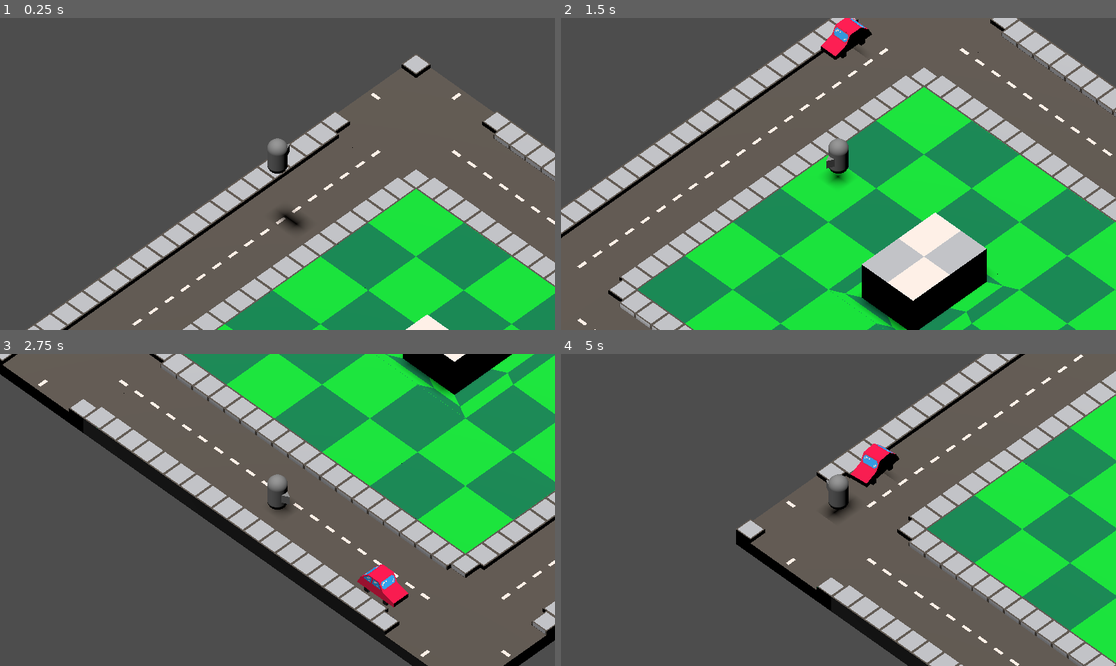
Above: before the commit, frames 1-4 (two rows, left to right).
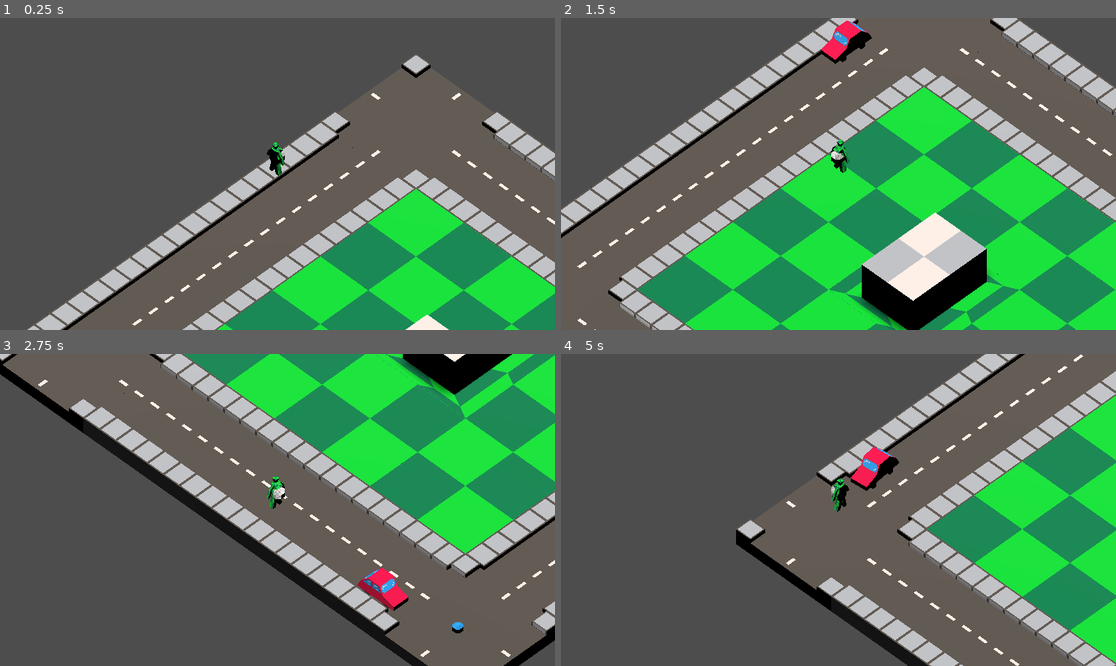
Above: after the commit, the same moments.

Repository: AlexGarbus/global-game-jam-2025
Game: Godot game, scene res://main.tscn
The game is run twice, just before and just after one commit, with the same random seed, the same clock (stepped at 60 frames per second) and the same inputs.
Inputs:
- Up to frame 1 (0.25 s): no input
- Up to frame 2 (1.5 s): hold Right (move_right) 0.53-1.28 s; tap Space (jump) at 0.77 s; hold Down (move_backward) from 1.28 s (still down)
- Up to frame 3 (2.75 s): tap Space (jump) at 1.52 s; release Down (move_backward) at 2.03 s; hold Right (move_right) from 2.03 s (still down)
- Up to frame 4 (5 s): release Right (move_right) at 2.78 s; hold Up (move_forward) 2.78-3.53 s; tap Space (jump) at 3.02, 3.77, 4.52 s; hold Left (move_left) from 3.53 s (still down)

The runs differ from the first frame. In frame 1, 0.6% of the frame differs, in the area x 48-55%, y 38-68%; in frame 2, 0.9%, in the area x 46-57%, y 0-54%; in frame 3, 0.9%; in frame 4, 0.9%.

Commit message:
Player & bubble models

Diff:
--- a/level/level.tscn
+++ b/level/level.tscn
@@ -1,9 +1,10 @@
-[gd_scene load_steps=6 format=3 uid="uid://btkb0n2wywa2b"]
+[gd_scene load_steps=7 format=3 uid="uid://btkb0n2wywa2b"]
 
 [ext_resource type="MeshLibrary" uid="uid://c2w2n2fg7p4la" path="res://level/meshlibrary.tres" id="1_1ll5j"]
 [ext_resource type="PackedScene" uid="uid://btgrbld0482bj" path="res://goal/goal.tscn" id="2_v1y6y"]
 [ext_resource type="Script" path="res://vehicle/vehicle_follow.gd" id="3_t06eh"]
 [ext_resource type="PackedScene" uid="uid://hhvwf1b3vuwp" path="res://vehicle/car.tscn" id="4_ma35a"]
+[ext_resource type="PackedScene" uid="uid://bhaotujikxswr" path="res://pickup/pickup.tscn" id="5_ipqrh"]
 
 [sub_resource type="Curve3D" id="Curve3D_jcfah"]
 _data = {
@@ -29,6 +30,7 @@
 transform = Transform3D(1, 0, 0, 0, 1, 0, 0, 0, 1, 17.3648, 1.22347, 15.2491)
 
 [node name="Path3D" type="Path3D" parent="Vehicles"]
+transform = Transform3D(1, 0, 0, 0, 1, 0, 0, 0, 1, 0, -0.25, 0)
 curve = SubResource("Curve3D_jcfah")
 
 [node name="PathFollow3D" type="PathFollow3D" parent="Vehicles/Path3D"]
@@ -40,4 +42,9 @@
 remote_path = NodePath("../../../Car")
 
 [node name="Car" parent="Vehicles" instance=ExtResource("4_ma35a")]
-transform = Transform3D(0.99996, 4.11973e-06, -0.00681852, 0, 0.999981, 0.000604185, 0.00681853, -0.000604171, 0.999958, -0.0503025, -1.22347, -4.19891)
+transform = Transform3D(0.99996, 4.11973e-06, -0.00681852, 0, 0.999981, 0.000604185, 0.00681853, -0.000604171, 0.999958, -0.0503025, -1.47347, -4.19891)
+
+[node name="Pickups" type="Node3D" parent="."]
+
+[node name="Pickup" parent="." instance=ExtResource("5_ipqrh")]
+transform = Transform3D(1, 0, 0, 0, 1, 0, 0, 0, 1, 16.4729, 0.25, 17)
--- a/pickup/pickup.tscn
+++ b/pickup/pickup.tscn
@@ -1,11 +1,14 @@
-[gd_scene load_steps=3 format=3 uid="uid://bhaotujikxswr"]
+[gd_scene load_steps=5 format=3 uid="uid://bhaotujikxswr"]
+
+[ext_resource type="ArrayMesh" uid="uid://cma8ssdk763sw" path="res://player/models/bubble.obj" id="1_ihdam"]
+[ext_resource type="Texture2D" uid="uid://c1lteakc2n8h0" path="res://player/models/bubble_tex.png" id="2_0jcvl"]
 
 [sub_resource type="SphereShape3D" id="SphereShape3D_haphs"]
-radius = 0.129398
+radius = 0.3
 
-[sub_resource type="SphereMesh" id="SphereMesh_q2oj7"]
-radius = 0.1
-height = 0.25
+[sub_resource type="StandardMaterial3D" id="StandardMaterial3D_frkvg"]
+albedo_texture = ExtResource("2_0jcvl")
+texture_filter = 0
 
 [node name="Pickup" type="Area3D"]
 collision_layer = 4
@@ -14,5 +17,8 @@
 [node name="CollisionShape3D" type="CollisionShape3D" parent="."]
 shape = SubResource("SphereShape3D_haphs")
 
-[node name="MeshInstance3D" type="MeshInstance3D" parent="."]
-mesh = SubResource("SphereMesh_q2oj7")
+[node name="Bubble" type="MeshInstance3D" parent="."]
+transform = Transform3D(0.25, 0, 0, 0, 0.25, 0, 0, 0, 0.25, 0, 0, 0)
+transparency = 0.25
+mesh = ExtResource("1_ihdam")
+surface_material_override/0 = SubResource("StandardMaterial3D_frkvg")
--- a/player/player.tscn
+++ b/player/player.tscn
@@ -1,14 +1,18 @@
-[gd_scene load_steps=8 format=3 uid="uid://oe7y6q1dmsbn"]
+[gd_scene load_steps=11 format=3 uid="uid://oe7y6q1dmsbn"]
 
 [ext_resource type="Script" path="res://player/player.gd" id="1_mam4c"]
+[ext_resource type="ArrayMesh" uid="uid://dy6dt6ng5uwjt" path="res://player/models/player.obj" id="2_ss5hy"]
+[ext_resource type="Texture2D" uid="uid://ism6x00sbxsx" path="res://player/models/player_tex.png" id="3_8fjrp"]
+[ext_resource type="ArrayMesh" uid="uid://cma8ssdk763sw" path="res://player/models/bubble.obj" id="4_qj2ro"]
+[ext_resource type="Texture2D" uid="uid://c1lteakc2n8h0" path="res://player/models/bubble_tex.png" id="5_up3se"]
 
-[sub_resource type="CapsuleMesh" id="CapsuleMesh_gr76r"]
+[sub_resource type="StandardMaterial3D" id="StandardMaterial3D_lp6ya"]
+albedo_texture = ExtResource("3_8fjrp")
+texture_filter = 0
 
-[sub_resource type="PrismMesh" id="PrismMesh_48d30"]
-
-[sub_resource type="SphereMesh" id="SphereMesh_uohq2"]
-radius = 1.0
-height = 2.0
+[sub_resource type="StandardMaterial3D" id="StandardMaterial3D_aaw5h"]
+albedo_texture = ExtResource("5_up3se")
+texture_filter = 0
 
 [sub_resource type="CapsuleShape3D" id="CapsuleShape3D_eqimg"]
 
@@ -30,15 +34,16 @@
 [node name="Pivot" type="Node3D" parent="."]
 
 [node name="Model" type="MeshInstance3D" parent="Pivot"]
-mesh = SubResource("CapsuleMesh_gr76r")
-
-[node name="Pointer" type="MeshInstance3D" parent="Pivot/Model"]
-transform = Transform3D(-0.5, 4.37114e-08, -1.91069e-15, 0, -2.18557e-08, -0.5, -4.37114e-08, -0.5, 2.18557e-08, 0, 0, -0.592)
-mesh = SubResource("PrismMesh_48d30")
+transform = Transform3D(0.25, 0, 0, 0, 0.25, 0, 0, 0, 0.25, 0, 0, 0)
+mesh = ExtResource("2_ss5hy")
+surface_material_override/0 = SubResource("StandardMaterial3D_lp6ya")
 
 [node name="Bubble" type="MeshInstance3D" parent="Pivot"]
+transform = Transform3D(1.1, 0, 0, 0, 1.1, 0, 0, 0, 1.1, 0, 0, 0)
 visible = false
-mesh = SubResource("SphereMesh_uohq2")
+transparency = 0.25
+mesh = ExtResource("4_qj2ro")
+surface_material_override/0 = SubResource("StandardMaterial3D_aaw5h")
 
 [node name="CapsuleShape" type="CollisionShape3D" parent="."]
 shape = SubResource("CapsuleShape3D_eqimg")
Not shown, added: player/models/bubble.mtl
Not shown, added: player/models/bubble.obj
Not shown, added: player/models/bubble.obj.import
Binary file added: player/models/bubble_tex.png
Not shown, added: player/models/bubble_tex.png.import
Not shown, added: player/models/player.mtl
Not shown, added: player/models/player.obj
Not shown, added: player/models/player.obj.import
Binary file added: player/models/player_tex.png
Not shown, added: player/models/player_tex.png.import
